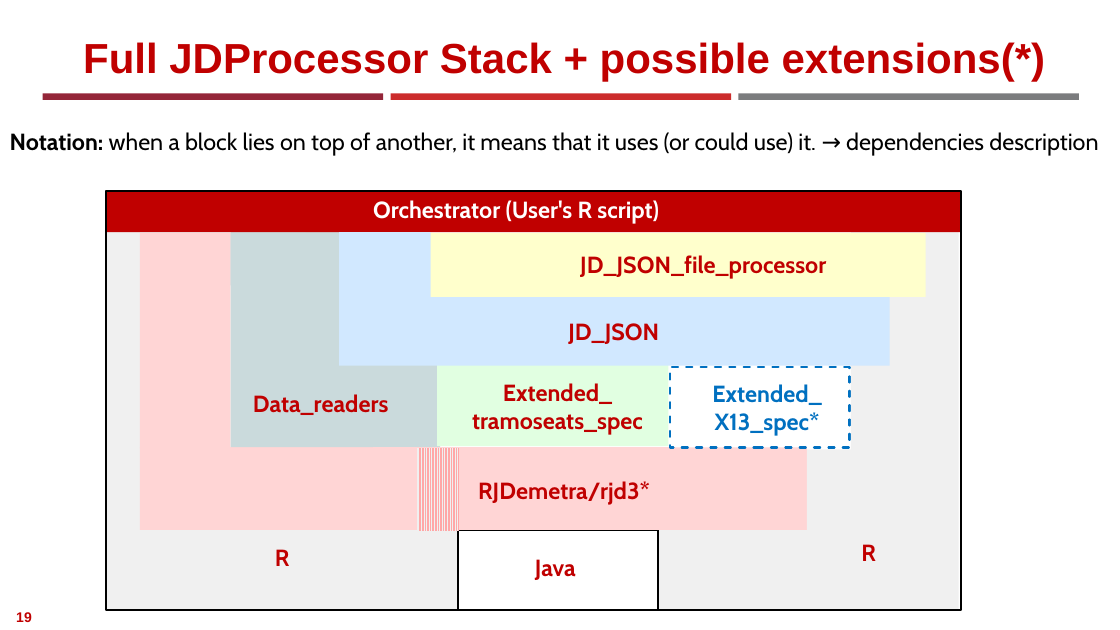
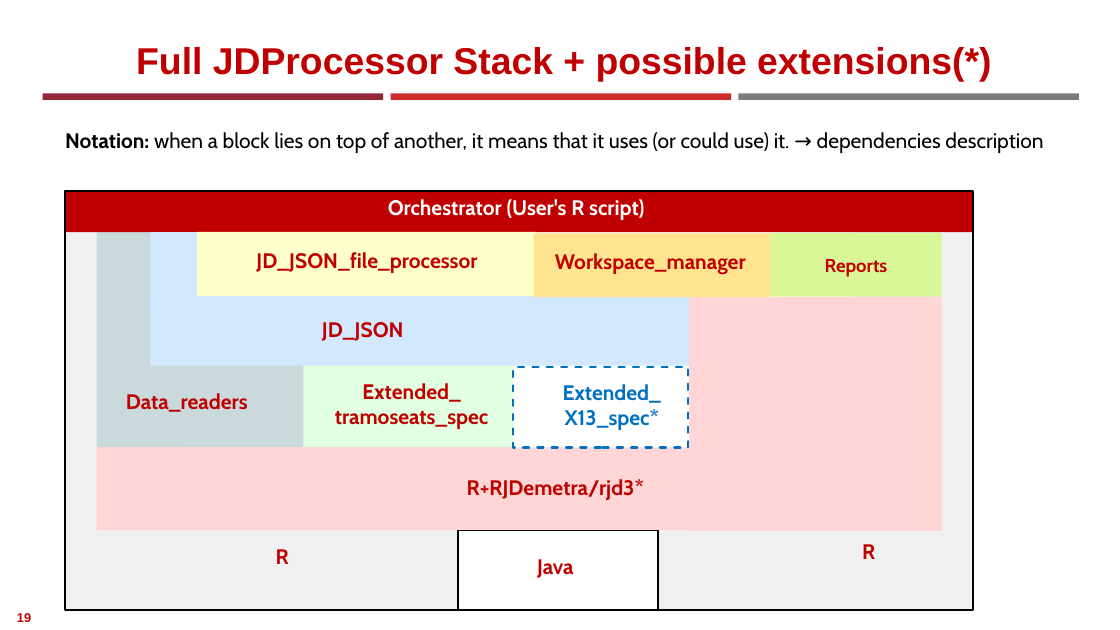
Before and after one commit to AlessandroPiovani/RJDProcessor, a slide deck: slide 19 of RJDProcessor/doc/package_description/RJDemetra tools for statistical production.pptx. Drawn at 1120x630 pixels with LibreOffice and Linux fonts; fonts in the diff are those of the drawing; background and template pictures are left out. Boxes give left, top, right and bottom in pixels: in the first picture for what was removed or moved away, otherwise in the second. Text is boxed around its words. In the diff, an @@ line names an element or a change of style, - is before the commit and + after.

```diff
--- a/RJDProcessor/doc/package_description/RJDemetra tools for statistical production.pptx
+++ b/RJDProcessor/doc/package_description/RJDemetra tools for statistical production.pptx
@@ title "Full JDProcessor Stack + possible ..." at [136, 47, 991, 82]: size 36 to 32 pt @@
@@ rectangle: place and size @@
-rectangle at [107, 191, 962, 610]
+rectangle at [66, 191, 973, 610]
@@ rectangle: place and size @@
-rectangle at [107, 191, 962, 232]
+rectangle at [66, 191, 973, 232]
@@ rectangle: place and size @@
-rectangle at [107, 204, 231, 611]
+rectangle at [66, 204, 231, 611]
@@ rectangle: place and size @@
-rectangle at [851, 204, 959, 611]
+rectangle at [851, 204, 974, 611]
@@ rectangle: place and size @@
-rectangle at [230, 232, 373, 447]
+rectangle at [97, 232, 187, 447]
@@ rectangle: place and size @@
-rectangle at [339, 232, 431, 314]
+rectangle at [150, 232, 271, 314]
@@ rectangle: place and size @@
-rectangle at [230, 233, 306, 286]
+rectangle at [186, 233, 261, 286]
@@ rectangle: place and size @@
-rectangle at [428, 233, 926, 297]
+rectangle at [197, 232, 536, 296]
@@ rectangle added at [534, 234, 770, 297], fill #FFE48F @@
@@ rectangle added at [770, 233, 942, 297], fill #D9F698, 16 pt, text #C00000, bold @@
+Reports
@@ size 20 to 18 pt in 10 elements at [65, 132, 1043, 153], [388, 199, 644, 220], [276, 549, 289, 564], [537, 559, 574, 578], [862, 544, 875, 559], [126, 393, 248, 412], [563, 384, 661, 430], [335, 383, 489, 429], [322, 322, 404, 341], [256, 252, 477, 273] @@
@@ text "JD_JSON_file_processor": place and size @@
-text "JD_JSON_file_processor" at [580, 255, 826, 279]
+text "JD_JSON_file_processor" at [256, 252, 477, 273]
@@ text added at [555, 253, 746, 275], 18 pt, text #C00000, bold @@
+Workspace_manager
@@ rectangle: place and size @@
-rectangle at [339, 296, 890, 365]
+rectangle at [150, 296, 770, 365]
@@ rectangle: place and size @@
-rectangle at [139, 233, 230, 448]
+rectangle at [690, 297, 943, 531]
@@ text "JD_JSON": place and size @@
-text "JD_JSON" at [568, 323, 659, 344]
+text "JD_JSON" at [322, 322, 404, 341]
@@ text "Data_readers": place and size @@
-text "Data_readers" at [253, 394, 388, 415]
+text "Data_readers" at [126, 393, 248, 412]
@@ rectangle: place and size @@
-rectangle at [269, 365, 440, 448]
+rectangle at [180, 365, 351, 448]
@@ rectangle: place and size @@
-rectangle at [437, 365, 668, 447]
+rectangle at [303, 365, 513, 448]
@@ text "Extended_": place and size @@
-text "Extended_" at [472, 383, 643, 435]
+text "Extended_" at [335, 383, 489, 429]
@@ rectangle: place and size @@
-rectangle at [670, 367, 849, 447]
+rectangle at [513, 367, 688, 447]
@@ text "Extended_": place and size @@
-text "Extended_" at [712, 384, 821, 436]
+text "Extended_" at [563, 384, 661, 430]
@@ rectangle: place and size @@
-rectangle at [139, 447, 807, 530]
+rectangle at [97, 447, 718, 530]
@@ rectangle removed at [418, 448, 459, 531] @@
@@ text at [467, 479, 644, 500]: text changed; size 20 to 18 pt @@
-RJDemetra/rjd3*
+R+RJDemetra/rjd3*
```
Also in this commit, not shown: 1 slide added, 5 other files.
